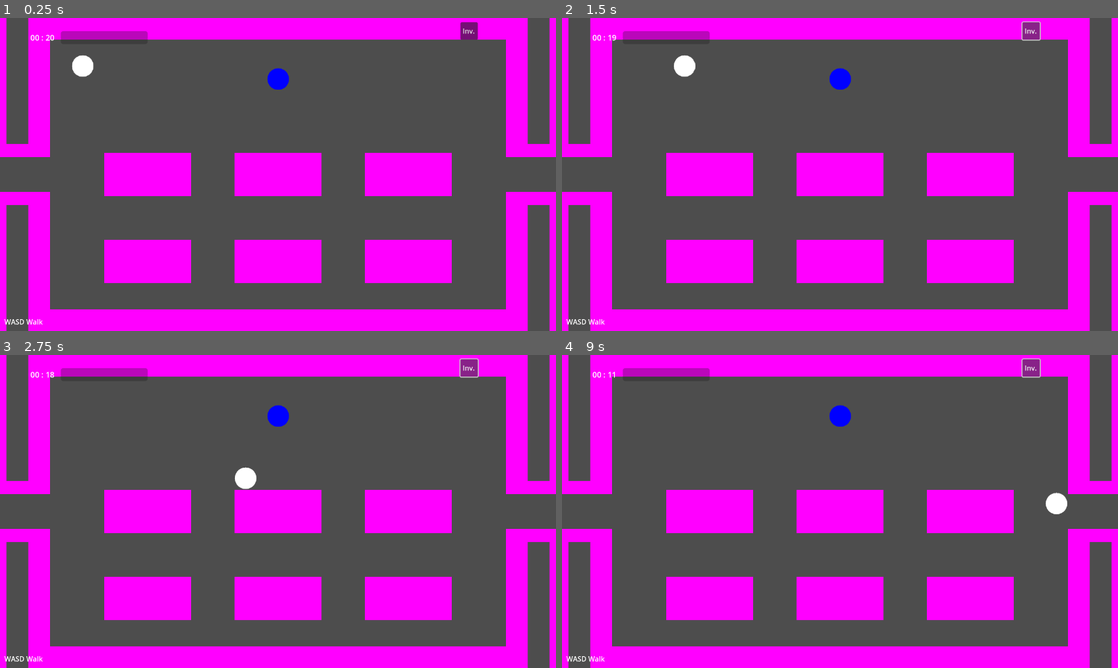
Above: before the commit, frames 1-4 (two rows, left to right).
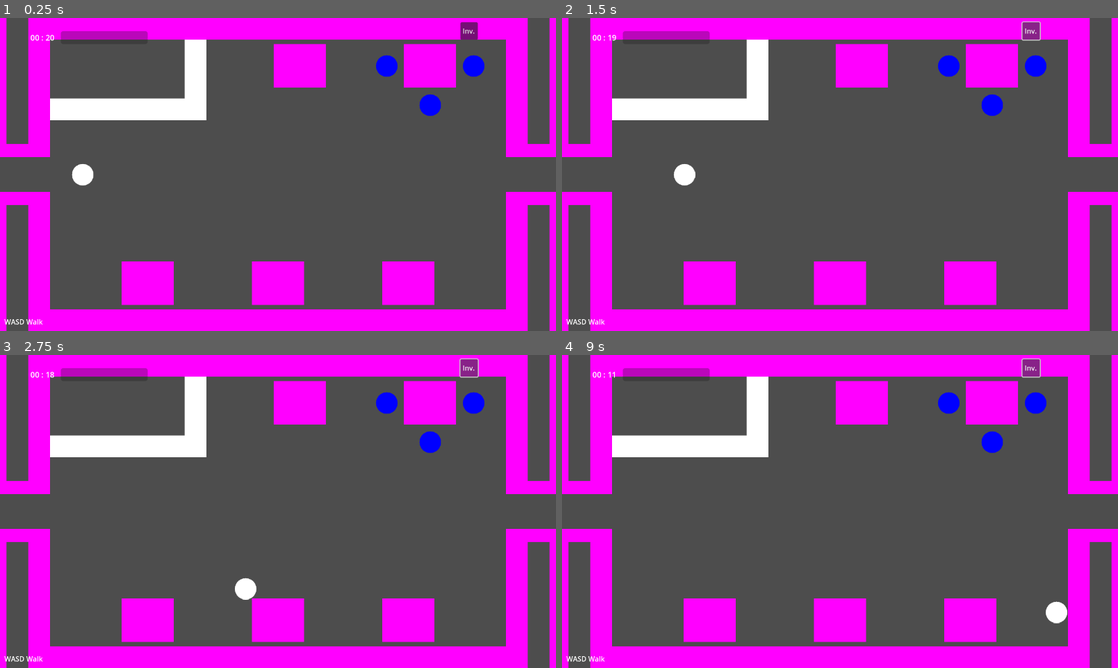
Above: after the commit, the same moments.

Repository: cty012/terror-on-the-tracks-demo
Game: Godot game, scene res://scenes/game.tscn
Same seed, same stepped clock (60 frames per second), same inputs: the game is played once before the commit and once after it.
Inputs:
- Up to frame 1 (0.25 s): no input
- Up to frame 2 (1.5 s): click "Inv." at 0.5 s; tap Enter at 1.25 s; hold D from 1.28 s (still down); tap F at 1.35 s
- Up to frame 3 (2.75 s): tap Space at 1.52, 2.27 s; release D at 2.03 s; hold S from 2.03 s (still down); tap N at 2.1 s
- Up to frame 4 (9 s): tap Space at 2.75, 3.77, 4.25, 4.52, 5.27, 6.77, 7.52, 8.27 s; release S at 2.78 s; hold D 2.78-3.53 s; tap M at 2.85 s; tap Enter at 3.5, 8.75 s; hold W 3.53-4.28 s; tap E at 3.6 s; hold A 4.28-5.78 s; tap 1 at 4.35 s; tap 2 at 5.1 s; hold S 5.78-6.53 s; tap 3 at 5.85 s; hold D 6.53-7.28 s; tap 4 at 6.6 s; hold W 7.28-8.03 s; tap 5 at 7.35 s; hold D 8.03-8.78 s; tap F at 8.1 s; hold S from 8.78 s (still down); tap N at 8.85 s

The runs differ from the first frame. In frame 1, 20% of the frame differs, in the area x 9-88%, y 6-92%; in frame 2, 19%; in frame 3, 19%; in frame 4, 20%.

Commit message:
Update game.tscn

Diff:
--- a/scenes/game.tscn
+++ b/scenes/game.tscn
@@ -47,6 +47,11 @@
 [sub_resource type="CircleShape2D" id="CircleShape2D_01ogc"]
 radius = 50.0
 
+[sub_resource type="CanvasTexture" id="CanvasTexture_w5pfm"]
+
+[sub_resource type="RectangleShape2D" id="RectangleShape2D_xsyxf"]
+size = Vector2(700, 60)
+
 [sub_resource type="PlaceholderTexture2D" id="PlaceholderTexture2D_m8dqi"]
 
 [sub_resource type="RectangleShape2D" id="RectangleShape2D_avum2"]
@@ -65,7 +70,17 @@
 size = Vector2(100, 30)
 
 [sub_resource type="RectangleShape2D" id="RectangleShape2D_2l2je"]
-size = Vector2(200, 100)
+size = Vector2(120, 100)
+
+[sub_resource type="CanvasTexture" id="CanvasTexture_tce2b"]
+
+[sub_resource type="RectangleShape2D" id="RectangleShape2D_2ejc6"]
+size = Vector2(360, 50)
+
+[sub_resource type="CanvasTexture" id="CanvasTexture_a4lq2"]
+
+[sub_resource type="RectangleShape2D" id="RectangleShape2D_akvqt"]
+size = Vector2(50, 140)
 
 [node name="game_scene" type="Node2D"]
 
@@ -120,6 +135,10 @@
 anchors_preset = 15
 anchor_right = 1.0
 anchor_bottom = 1.0
+offset_left = 51.0
+offset_top = -48.0
+offset_right = 51.0
+offset_bottom = -48.0
 grow_horizontal = 2
 grow_vertical = 2
 script = SubResource("GDScript_palwq")
@@ -303,7 +322,7 @@
 layout_mode = 2
 
 [node name="player" type="CharacterBody2D" parent="."]
-position = Vector2(-450, -250)
+position = Vector2(-450, 0)
 script = ExtResource("1_0bvfg")
 
 [node name="sprite" type="Sprite2D" parent="player"]
@@ -313,23 +332,63 @@
 
 [node name="npc" type="Node" parent="."]
 
-[node name="professor" type="CharacterBody2D" parent="npc"]
-position = Vector2(0, -220)
+[node name="alfred" type="CharacterBody2D" parent="npc"]
+position = Vector2(250, -250)
 script = ExtResource("7_x2f58")
 character_name = "Professor"
 
-[node name="sprite" type="Sprite2D" parent="npc/professor"]
-
-[node name="collision" type="CollisionShape2D" parent="npc/professor"]
+[node name="sprite" type="Sprite2D" parent="npc/alfred"]
+
+[node name="collision" type="CollisionShape2D" parent="npc/alfred"]
 shape = SubResource("CircleShape2D_cdq3x")
 
-[node name="dialogue_range" type="Area2D" parent="npc/professor"]
+[node name="dialogue_range" type="Area2D" parent="npc/alfred"]
 script = ExtResource("9_6tywj")
 
-[node name="collision" type="CollisionShape2D" parent="npc/professor/dialogue_range"]
+[node name="collision" type="CollisionShape2D" parent="npc/alfred/dialogue_range"]
 shape = SubResource("CircleShape2D_01ogc")
 
+[node name="will" type="CharacterBody2D" parent="npc"]
+position = Vector2(450, -250)
+script = ExtResource("7_x2f58")
+
+[node name="sprite" type="Sprite2D" parent="npc/will"]
+
+[node name="collision" type="CollisionShape2D" parent="npc/will"]
+shape = SubResource("CircleShape2D_cdq3x")
+
+[node name="dialogue_range" type="Area2D" parent="npc/will"]
+script = ExtResource("9_6tywj")
+
+[node name="collision" type="CollisionShape2D" parent="npc/will/dialogue_range"]
+shape = SubResource("CircleShape2D_01ogc")
+
+[node name="thomas" type="CharacterBody2D" parent="npc"]
+position = Vector2(350, -160)
+script = ExtResource("7_x2f58")
+
+[node name="sprite" type="Sprite2D" parent="npc/thomas"]
+
+[node name="collision" type="CollisionShape2D" parent="npc/thomas"]
+shape = SubResource("CircleShape2D_cdq3x")
+
+[node name="dialogue_range" type="Area2D" parent="npc/thomas"]
+script = ExtResource("9_6tywj")
+
+[node name="collision" type="CollisionShape2D" parent="npc/thomas/dialogue_range"]
+shape = SubResource("CircleShape2D_01ogc")
+
 [node name="car0" type="Node" parent="."]
+
+[node name="shelves" type="StaticBody2D" parent="car0"]
+position = Vector2(-1375, -280)
+
+[node name="Sprite2D" type="Sprite2D" parent="car0/shelves"]
+scale = Vector2(700, 60)
+texture = SubResource("CanvasTexture_w5pfm")
+
+[node name="collision" type="CollisionShape2D" parent="car0/shelves"]
+shape = SubResource("RectangleShape2D_xsyxf")
 
 [node name="westwall" type="StaticBody2D" parent="car0"]
 position = Vector2(-1750, 0)
@@ -505,63 +564,74 @@
 shape = SubResource("RectangleShape2D_t8w3m")
 
 [node name="table1" type="StaticBody2D" parent="car1"]
-position = Vector2(-300, 0)
+position = Vector2(50, -250)
 
 [node name="sprite" type="Sprite2D" parent="car1/table1"]
-scale = Vector2(200, 100)
+scale = Vector2(120, 100)
 texture = SubResource("PlaceholderTexture2D_m8dqi")
 
 [node name="collision" type="CollisionShape2D" parent="car1/table1"]
 shape = SubResource("RectangleShape2D_2l2je")
 
 [node name="table2" type="StaticBody2D" parent="car1"]
+position = Vector2(350, -250)
 
 [node name="sprite" type="Sprite2D" parent="car1/table2"]
-scale = Vector2(200, 100)
+scale = Vector2(120, 100)
 texture = SubResource("PlaceholderTexture2D_m8dqi")
 
 [node name="collision" type="CollisionShape2D" parent="car1/table2"]
 shape = SubResource("RectangleShape2D_2l2je")
 
 [node name="table3" type="StaticBody2D" parent="car1"]
-position = Vector2(300, 0)
+position = Vector2(300, 250)
 
 [node name="sprite" type="Sprite2D" parent="car1/table3"]
-scale = Vector2(200, 100)
+scale = Vector2(120, 100)
 texture = SubResource("PlaceholderTexture2D_m8dqi")
 
 [node name="collision" type="CollisionShape2D" parent="car1/table3"]
 shape = SubResource("RectangleShape2D_2l2je")
 
 [node name="table4" type="StaticBody2D" parent="car1"]
-position = Vector2(-300, 200)
+position = Vector2(-300, 250)
 
 [node name="sprite" type="Sprite2D" parent="car1/table4"]
-scale = Vector2(200, 100)
+scale = Vector2(120, 100)
 texture = SubResource("PlaceholderTexture2D_m8dqi")
 
 [node name="collision" type="CollisionShape2D" parent="car1/table4"]
 shape = SubResource("RectangleShape2D_2l2je")
 
 [node name="table5" type="StaticBody2D" parent="car1"]
-position = Vector2(0, 200)
+position = Vector2(0, 250)
 
 [node name="sprite" type="Sprite2D" parent="car1/table5"]
-scale = Vector2(200, 100)
+scale = Vector2(120, 100)
 texture = SubResource("PlaceholderTexture2D_m8dqi")
 
 [node name="collision" type="CollisionShape2D" parent="car1/table5"]
 shape = SubResource("RectangleShape2D_2l2je")
 
-[node name="table6" type="StaticBody2D" parent="car1"]
-position = Vector2(300, 200)
-
-[node name="sprite" type="Sprite2D" parent="car1/table6"]
-scale = Vector2(200, 100)
-texture = SubResource("PlaceholderTexture2D_m8dqi")
-
-[node name="collision" type="CollisionShape2D" parent="car1/table6"]
-shape = SubResource("RectangleShape2D_2l2je")
+[node name="kitchen1" type="StaticBody2D" parent="car1"]
+position = Vector2(-345, -150)
+
+[node name="sprite" type="Sprite2D" parent="car1/kitchen1"]
+scale = Vector2(360, 50)
+texture = SubResource("CanvasTexture_tce2b")
+
+[node name="collision" type="CollisionShape2D" parent="car1/kitchen1"]
+shape = SubResource("RectangleShape2D_2ejc6")
+
+[node name="kitchen2" type="StaticBody2D" parent="car1"]
+position = Vector2(-190, -245)
+
+[node name="sprite" type="Sprite2D" parent="car1/kitchen2"]
+scale = Vector2(50, 140)
+texture = SubResource("CanvasTexture_a4lq2")
+
+[node name="collision" type="CollisionShape2D" parent="car1/kitchen2"]
+shape = SubResource("RectangleShape2D_akvqt")
 
 [node name="nordwall2" type="StaticBody2D" parent="car1"]
 position = Vector2(0, -335)
Not shown: 1 places in scenes/game.tscn that only renumber resources
